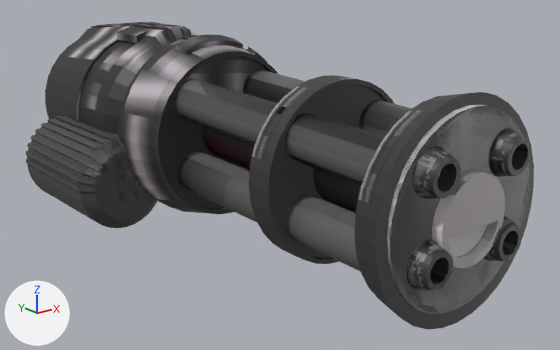
The glTF model entities/weapons/ranged_weapons/ranged_weapon_models/minigun/art/minigun.glb as it was, and as the next commit left it.
Before and after are seen from a camera (50 mm lens) standing at (-2.36, -3.83, 1.06) and looking at (0.11, -0.74, -0.17). Arrows for +X, +Y and +Z are at lower left; the lights stay in place. Where no turn or scale is listed for an object, it has been applied to the vertices. Vertices at the same position are counted once.

Before the edit, the objects in view are built like this:
```python
ob_cylinder_001 = bpy.data.objects.new('Cylinder.001', me_cylinder_014)
ob_cylinder_001.location = (-0.49, 0.264, -0.265)
ob_cylinder_001.rotation_euler = (-1.586, 0.0, 0.0)  # degrees (-91, 0, 0)
ob_cylinder_001.scale = (-0.255, -0.257, -0.367)
ob_cylinder_002 = bpy.data.objects.new('Cylinder.002', me_cylinder_002)
ob_cylinder_002.location = (0.0, -1.12, 0.026)
ob_cylinder_002.rotation_euler = (-1.586, -2.982, 0.0)  # degrees (-91, -171, 0)
ob_cylinder_002.scale = (-0.165, -0.165, -0.815)
ob_cylinder_004 = bpy.data.objects.new('Cylinder.004', me_cylinder_005)
ob_cylinder_004.location = (-0.006, -1.266, 0.097)
ob_cylinder_004.rotation_euler = (-1.586, 0.0, 0.0)  # degrees (-91, 0, 0)
ob_cylinder_004.scale = (-0.435, -0.435, -0.0703)
ob_cylinder_005 = bpy.data.objects.new('Cylinder.005', me_cylinder_006)
ob_cylinder_005.location = (0.0, -1.173, 0.018)
ob_cylinder_006 = bpy.data.objects.new('Cylinder.006', me_cylinder_007)
ob_cylinder_006.location = (0.0, 0.0, 0.0)
ob_cylinder_006.rotation_euler = (-1.586, 0.0, 0.0)  # degrees (-91, 0, 0)
ob_cylinder_006.scale = (-0.435, -0.435, -0.435)
ob_cylinder_007 = bpy.data.objects.new('Cylinder.007', me_cylinder_008)
ob_cylinder_007.location = (0.0, -2.067, 0.032)
ob_cylinder_008 = bpy.data.objects.new('Cylinder.008', me_cylinder_010)
ob_cylinder_008.location = (0.001, -1.96, 0.011)
ob_cylinder_008.rotation_euler = (1.556, 0.0, -3.142)  # degrees (89, 0, -180)
ob_cylinder_008.scale = (-0.424, -0.424, -0.0769)
```
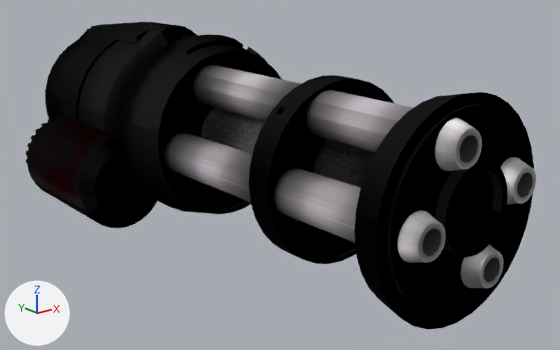
Where the newer file only moved an object's origin or applied its transform, the numbers keep the older frame.

Changed parts and their boxes (x1, y1, x2, y2) in the pictures (560 x 350 px):
'Cylinder.005', surface changed, mesh turned: before (174, 70, 412, 272); after (164, 65, 413, 243)
'Cylinder.006', surface changed, moved, turned, rescaled (grey to black): before (45, 22, 278, 214); after (45, 22, 282, 214)
'Cylinder.004', surface changed, moved, turned, rescaled: (249, 75, 534, 329) in both
'Cylinder.008', surface changed, reshaped, moved, turned, rescaled (grey to black): before (387, 105, 530, 314); after (387, 104, 528, 315)
'Cylinder.007', surface changed, mesh turned: before (407, 128, 532, 290); after (398, 118, 536, 288)
'Cylinder.001', surface changed, moved, turned, rescaled (grey to black): (26, 116, 157, 228) in both
'Cylinder.002', reshaped, moved, turned, rescaled: before (202, 126, 361, 213); after (201, 107, 375, 188)

Diff of the bpy script that builds the scene:
```diff
--- a/entities/weapons/ranged_weapons/ranged_weapon_models/minigun/art/minigun.glb.py
+++ b/entities/weapons/ranged_weapons/ranged_weapon_models/minigun/art/minigun.glb.py
@@ mat_material_005 @@
 mat_material_005 = principled_material('Material.005')
-mat_material_005.texture = img_cylinder_001
+mat_material_005.texture = img_cylinder_002
@@ mat_material_003 @@
 mat_material_003 = principled_material('Material.003')
-mat_material_003.texture = img_cylinder_002
+mat_material_003.texture = img_cylinder_003
@@ mat_material_001 @@
 mat_material_001 = principled_material('Material.001')
-mat_material_001.texture = img_cylinder_003
+mat_material_001.texture = img_cylinder_004
@@ mat_material_006 @@
 mat_material_006 = principled_material('Material.006')
-mat_material_006.texture = img_cylinder_004
+mat_material_006.texture = img_cylinder_005
@@ mat_material_007 @@
 mat_material_007 = principled_material('Material.007')
-mat_material_007.texture = img_cylinder_005
+mat_material_007.texture = img_cylinder_006
@@ mat_material_002 @@
 mat_material_002 = principled_material('Material.002')
-mat_material_002.texture = img_cylinder_006
+mat_material_002.texture = img_cylinder
@@ me_cylinder_002 @@
 me_cylinder_002.from_pydata(...)  # 64 vertices, 276 faces; spans x -1.0..1.0, y -1.0..1.0, z -1.0..1.0
 # used by ob_cylinder_002; location = (0.0, -1.12, 0.026); rotation_euler = (-1.586, -2.982, 0.0), in degrees (-91, -171, 0); scale = (-0.165, -0.165, -0.815)
+# me_cylinder_002 part 2: the whole mesh is multiplied about its middle by the matrix ((-0.143, 0.082, 0.006), (0.082, 0.144, 0.011), (0.0, -0.003, 0.814)), then moved by (0.0, 0.03, 1.92)
 me_cylinder_002.materials.append(mat_material_004)
@@ me_cylinder_005 @@
 me_cylinder_005.from_pydata(...)  # 595 vertices, 1182 faces; spans x -1.12..1.09, y -1.35..0.86, z -0.99..10.73
 # used by ob_cylinder_004; location = (-0.006, -1.266, 0.097); rotation_euler = (-1.586, 0.0, 0.0), in degrees (-91, 0, 0); scale = (-0.435, -0.435, -0.0703)
+# me_cylinder_005 part 3: the whole mesh is scaled about its middle by (-0.435, 0.434, 0.0705), then moved by (0.02, 0.24, -2.46)
 me_cylinder_005.materials.append(mat_material_005)
@@ me_cylinder_006 @@
 me_cylinder_006.from_pydata(...)  # 256 vertices, 496 faces; spans x -0.33..0.33, y -0.78..0.78, z -0.3..0.31
+# me_cylinder_006 part 4: the whole mesh is turned -150.4 degrees about the y axis through the mesh origin
 me_cylinder_006.materials.append(mat_material_003)
@@ me_cylinder_007 @@
 me_cylinder_007.from_pydata(...)  # 870 vertices, 1736 faces; spans x -1.18..1.14, y -1.15..1.25, z -2.61..1.01
 # used by ob_cylinder_006; location = (0.0, 0.0, 0.0); rotation_euler = (-1.586, 0.0, 0.0), in degrees (-91, 0, 0); scale = (-0.435, -0.435, -0.435)
+# me_cylinder_007 part 5: the whole mesh is multiplied about its middle by the matrix ((-0.435, 0.0, 0.0), (0.0, 0.435, 0.007), (0.0, -0.007, 0.435)), then moved by (0.03, -0.03, 1.25)
 me_cylinder_007.materials.append(mat_material_001)
@@ me_cylinder_008 @@
 me_cylinder_008.from_pydata(...)  # 512 vertices, 1008 faces; spans x -0.328..0.328, y -0.05..0.056, z -0.292..0.294
+# me_cylinder_008 part 6: the whole mesh is turned -150.4 degrees about the y axis through the mesh origin
 me_cylinder_008.materials.append(mat_material_006)
@@ me_cylinder_010 @@
 me_cylinder_010.from_pydata(...)  # 213 vertices, 570 faces; spans x -1.0..1.0, y -1.0..1.0, z -1.0..1.65
 # used by ob_cylinder_008; location = (0.001, -1.96, 0.011); rotation_euler = (1.556, 0.0, -3.142), in degrees (89, 0, -180); scale = (-0.424, -0.424, -0.0769)
+# me_cylinder_010 part 7: the whole mesh is multiplied about its middle by the matrix ((-0.368, 0.21, 0.001), (0.209, 0.369, 0.001), (0.0, -0.006, 0.077)), then moved by (0.0, 0.01, 2.46)
 me_cylinder_010.materials.append(mat_material_007)
@@ me_cylinder_014 @@
 me_cylinder_014.from_pydata(...)  # 398 vertices, 792 faces; spans x -1.0..1.04, y -1.0..1.03, z -1.0..1.18
 # used by ob_cylinder_001; location = (-0.49, 0.264, -0.265); rotation_euler = (-1.586, 0.0, 0.0), in degrees (-91, 0, 0); scale = (-0.255, -0.257, -0.367)
+# me_cylinder_014 part 1: the whole mesh is scaled about its middle by (-0.255, 0.257, 0.368), then moved by (-0.51, -0.27, 0.48)
 me_cylinder_014.materials.append(mat_material_002)
@@ ob_cylinder_002 @@
 ob_cylinder_002 = bpy.data.objects.new('Cylinder.002', me_cylinder_002)
-ob_cylinder_002.location = (0.0, -1.12, 0.026)
-ob_cylinder_002.rotation_euler = (-1.586, -2.982, 0.0)  # degrees (-91, -171, 0)
-ob_cylinder_002.scale = (-0.165, -0.165, -0.815)
+ob_cylinder_002.location = (0.0, 0.803, 0.0)
+ob_cylinder_002.rotation_euler = (1.571, 0.0, 0.0)  # degrees (90, 0, 0)
@@ ob_cylinder_004 @@
 ob_cylinder_004 = bpy.data.objects.new('Cylinder.004', me_cylinder_005)
-ob_cylinder_004.location = (-0.006, -1.266, 0.097)
-ob_cylinder_004.rotation_euler = (-1.586, 0.0, 0.0)  # degrees (-91, 0, 0)
-ob_cylinder_004.scale = (-0.435, -0.435, -0.0703)
+ob_cylinder_004.location = (0.0, 0.803, 0.0)
+ob_cylinder_004.rotation_euler = (1.571, 0.0, 0.0)  # degrees (90, 0, 0)
@@ ob_cylinder_006 @@
 ob_cylinder_006 = bpy.data.objects.new('Cylinder.006', me_cylinder_007)
-ob_cylinder_006.location = (0.0, 0.0, 0.0)
-ob_cylinder_006.rotation_euler = (-1.586, 0.0, 0.0)  # degrees (-91, 0, 0)
-ob_cylinder_006.scale = (-0.435, -0.435, -0.435)
+ob_cylinder_006.location = (0.0, 0.803, 0.0)
+ob_cylinder_006.rotation_euler = (1.571, 0.0, 0.0)  # degrees (90, 0, 0)
@@ ob_cylinder_008 @@
 ob_cylinder_008 = bpy.data.objects.new('Cylinder.008', me_cylinder_010)
-ob_cylinder_008.location = (0.001, -1.96, 0.011)
-ob_cylinder_008.rotation_euler = (1.556, 0.0, -3.142)  # degrees (89, 0, -180)
-ob_cylinder_008.scale = (-0.424, -0.424, -0.0769)
+ob_cylinder_008.location = (0.0, 0.803, 0.0)
+ob_cylinder_008.rotation_euler = (1.571, 0.0, 0.0)  # degrees (90, 0, 0)
@@ ob_cylinder_001 @@
 ob_cylinder_001 = bpy.data.objects.new('Cylinder.001', me_cylinder_014)
-ob_cylinder_001.location = (-0.49, 0.264, -0.265)
-ob_cylinder_001.rotation_euler = (-1.586, 0.0, 0.0)  # degrees (-91, 0, 0)
-ob_cylinder_001.scale = (-0.255, -0.257, -0.367)
+ob_cylinder_001.location = (0.0, 0.803, 0.0)
+ob_cylinder_001.rotation_euler = (1.571, 0.0, 0.0)  # degrees (90, 0, 0)
```
